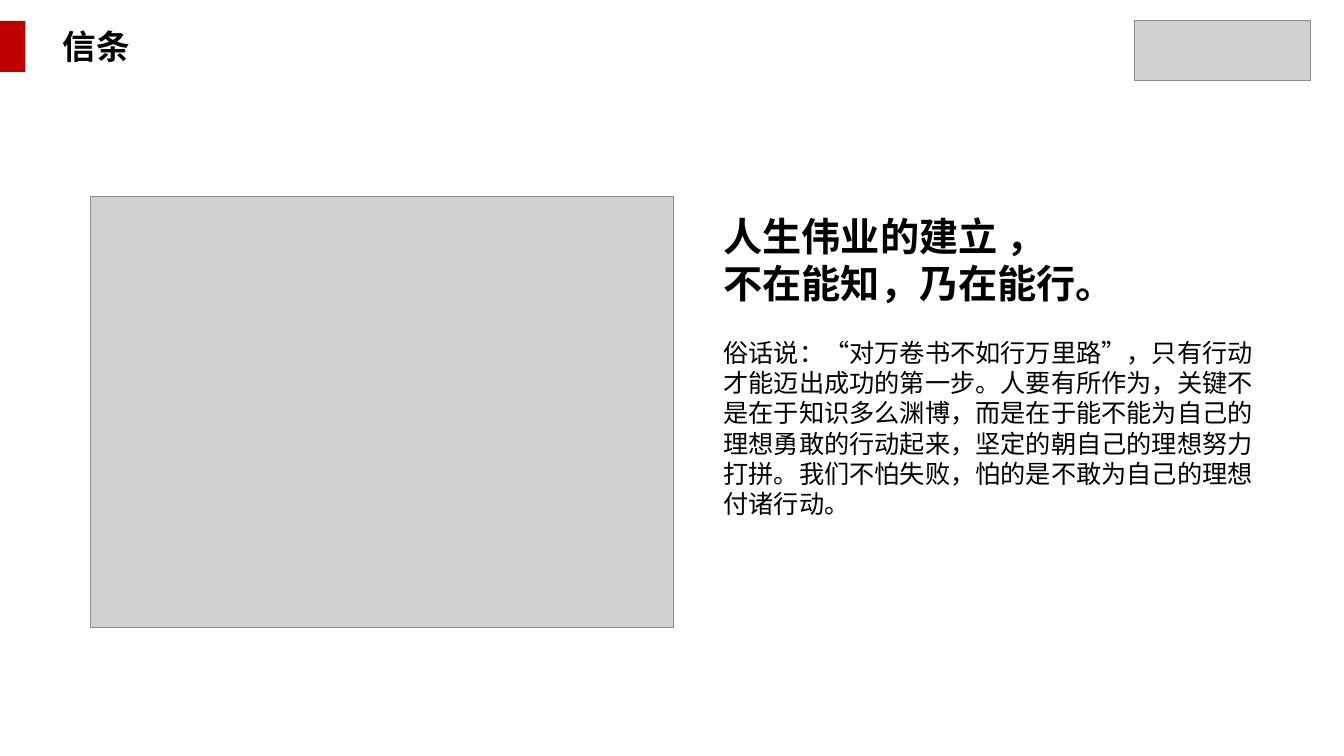
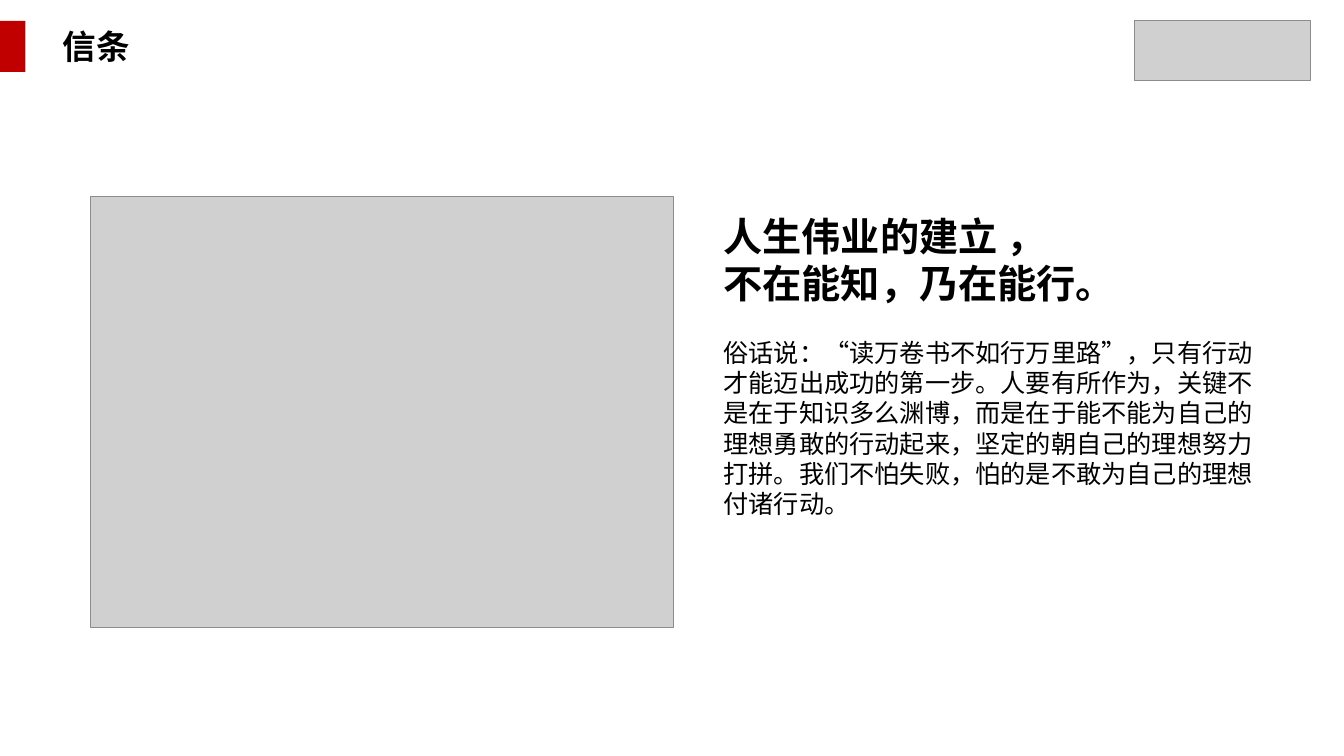
Before and after one commit to WakingFox/myself, a slide deck: slide 13 of 转正述职/王贵成转正述职报告.pptx. Drawn at 1344x756 pixels with LibreOffice and Linux fonts; fonts in the diff are those of the drawing; grey boxes stand for pictures; background and template pictures are left out. Boxes give left, top, right and bottom in pixels: in the first picture for what was removed or moved away, otherwise in the second. Text is boxed around its words. In the diff, an @@ line names an element or a change of style, - is before the commit and + after.

```diff
--- a/转正述职/王贵成转正述职报告.pptx
+++ b/转正述职/王贵成转正述职报告.pptx
@@ text at box(724, 340, 1253, 515): text changed @@
-俗话说：“对万卷书不如行万里路”，只有行动才能迈出成功的第一步。人要有所作为，关键不是在于知识多么渊博，而是在于能不能为自己的理想勇敢的行动起来，坚定的朝自己的理想努力打拼。我们不怕失败，怕的是不敢为自己的理想付诸行动。
+俗话说：“读万卷书不如行万里路”，只有行动才能迈出成功的第一步。人要有所作为，关键不是在于知识多么渊博，而是在于能不能为自己的理想勇敢的行动起来，坚定的朝自己的理想努力打拼。我们不怕失败，怕的是不敢为自己的理想付诸行动。
```
Also in this commit, not shown: 15 other slides changed, 2 slides added.
